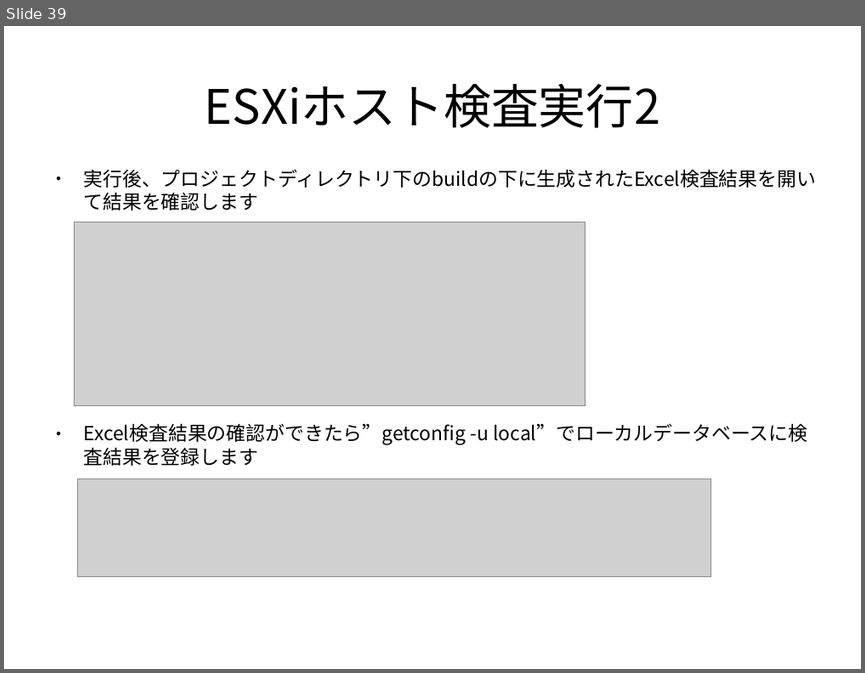
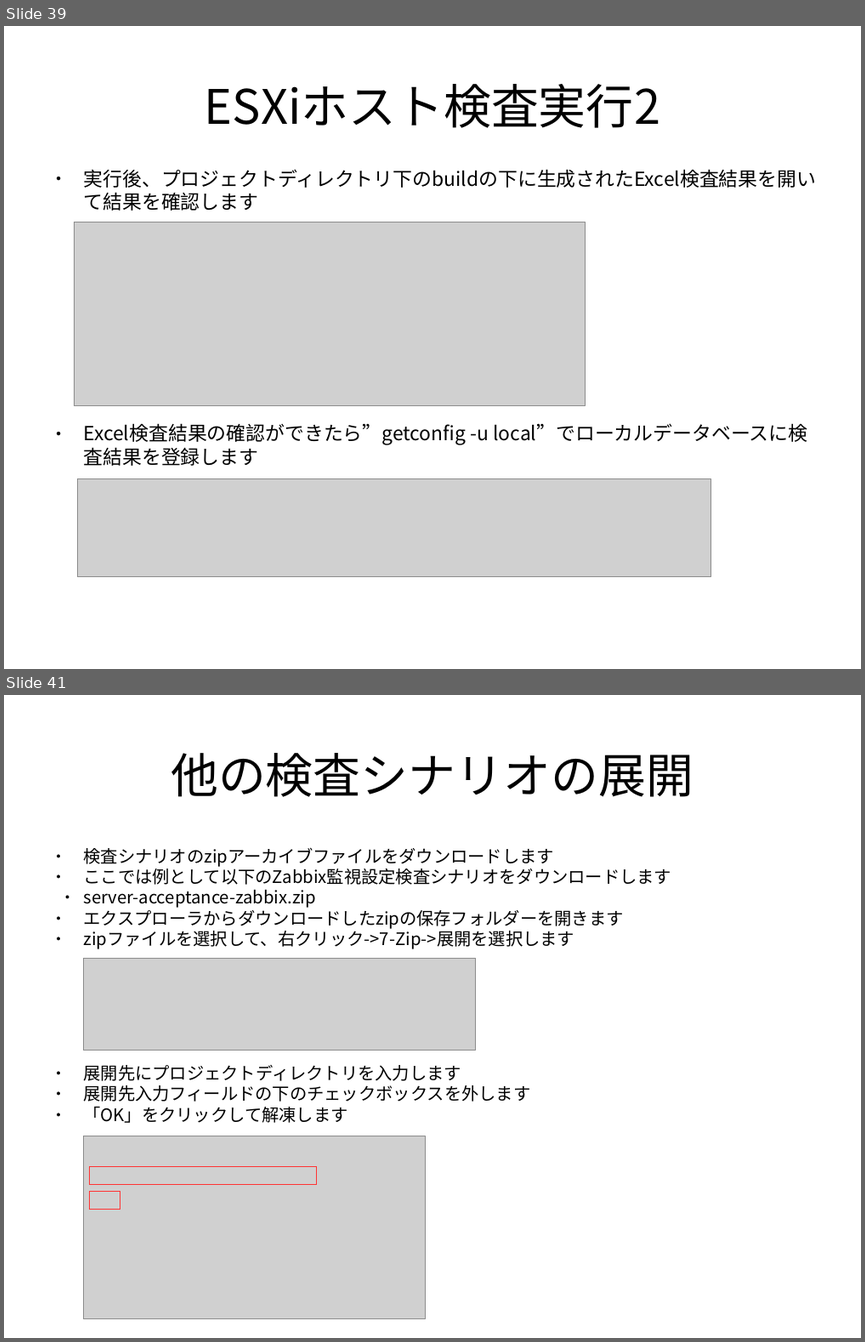
Before and after one commit to frsw3nr/gradle-server-acceptance, a slide deck: docs/jp/tutorial_test_pc.pptx. Shown one above the other, each under a label of ours: slide 39 before the commit, slides 39 and 41 after it; the slides between them are not shown. The pictures are 865x673 and 865x1342 pixels, drawn with LibreOffice and Linux fonts; fonts in the diff are those of the drawing; grey boxes stand for pictures. Boxes give left, top, right and bottom in pixels: in the first picture for what was removed or moved away, otherwise in the second. Text is boxed around its words. In the diff, an @@ line names an element or a change of style, - is before the commit and + after.

```diff
--- a/docs/jp/tutorial_test_pc.pptx
+++ b/docs/jp/tutorial_test_pc.pptx
@@ slide 41 added at box(4, 695, 861, 1338), background #FFFFFF @@
@@ text added at box(171, 753, 693, 797), 44 pt, text #000000 @@
+他の検査シナリオの展開
@@ text added at box(84, 847, 671, 949), 16 pt, text #000000 @@
+● 検査シナリオのzipアーカイブファイルをダウンロードします
+● ここでは例として以下のZabbix監視設定検査シナリオをダウンロードします
+  ● server-acceptance-zabbix.zip
+● エクスプローラからダウンロードしたzipの保存フォルダーを開きます
+● zipファイルを選択して、右クリック->7-Zip->展開を選択します
@@ picture added at box(83, 958, 475, 1050) @@
@@ text added at box(84, 1065, 531, 1123), 16 pt, text #000000 @@
+● 展開先にプロジェクトディレクトリを入力します
+● 展開先入力フィールドの下のチェックボックスを外します
+● 「OK」をクリックして解凍します
@@ picture added at box(83, 1136, 425, 1320) @@
@@ rectangle added at box(90, 1166, 316, 1185), outline #FF3333 0.75 pt @@
@@ rectangle added at box(90, 1191, 120, 1210), outline #FF3333 0.75 pt @@
```
Also in this commit, not shown: 17 slides changed, 7 other slides added, 10 other files.
